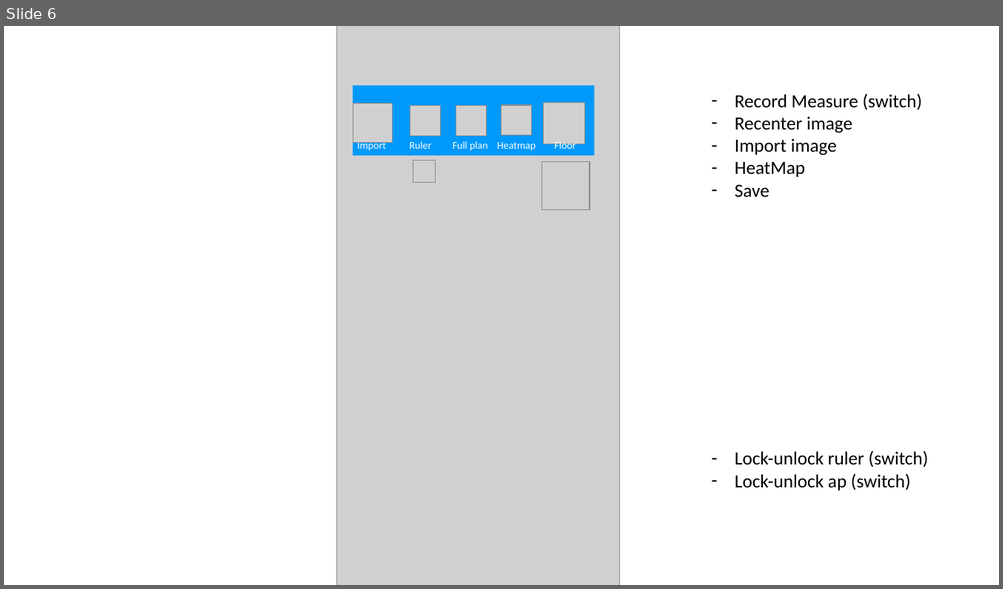
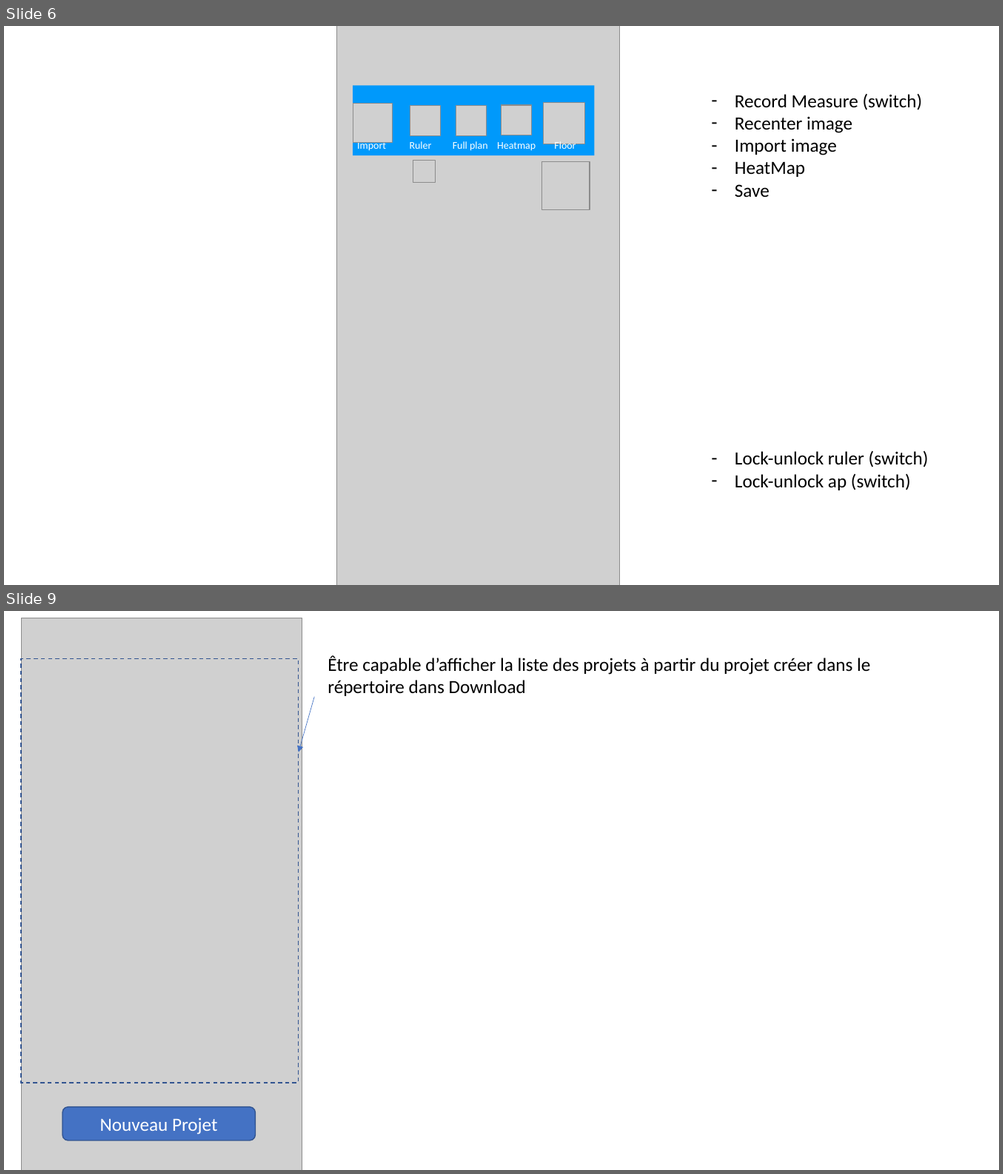
Before and after one commit to mboti/wanda_survey, a slide deck: doc/Algos.pptx. Shown one above the other, each under a label of ours: slide 6 before the commit, slides 6 and 9 after it; the slides between them are not shown. The pictures are 1003x589 and 1003x1174 pixels, drawn with LibreOffice and Linux fonts; fonts in the diff are those of the drawing; grey boxes stand for pictures. Boxes give left, top, right and bottom in pixels: in the first picture for what was removed or moved away, otherwise in the second. Text is boxed around its words. In the diff, an @@ line names an element or a change of style, - is before the commit and + after.

```diff
--- a/doc/Algos.pptx
+++ b/doc/Algos.pptx
@@ slide 9 added at <box>4,611,999,1170</box>, background #FFFFFF @@
@@ picture added at <box>21,618,301,1170</box> @@
@@ rectangle added at <box>21,659,299,1083</box>, outline #325491 1 pt dashed @@
@@ text added at <box>327,655,870,696</box>, 18 pt, text #000000 @@
+Être capable d’afficher la liste des projets à partir du projet créer dans le répertoire dans Download
@@ arrow added from (314, 697) to (299, 752), #4472C4 0.5 pt @@
@@ rounded rectangle added at <box>62,1107,255,1141</box>, fill #4472C4, outline #325491 1 pt, 18 pt, text #FFFFFF @@
+Nouveau Projet
```
Also in this commit, not shown: 3 other slides added, 1 other file.
